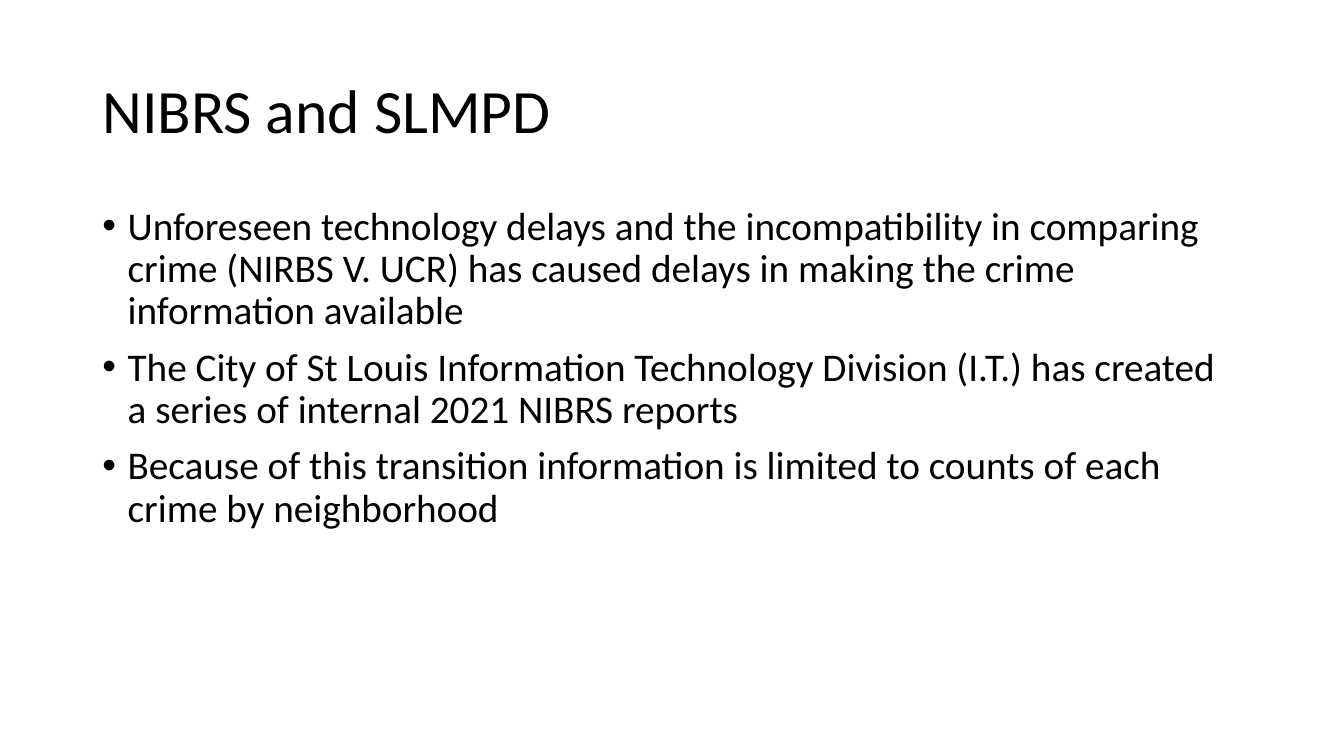
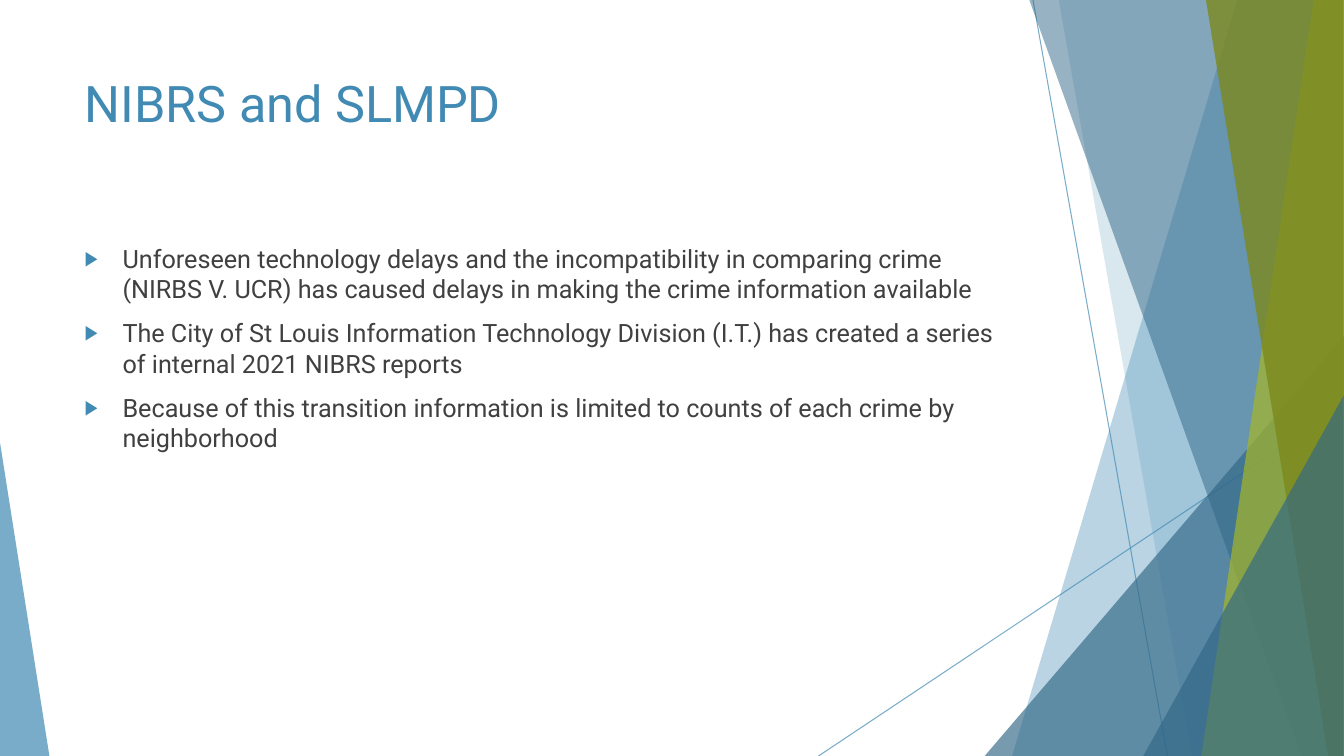
Before and after one commit to wumcrc/monthly-crime-reports, a slide deck: slide 4 of NIBRS/results/test.pptx. Drawn at 1344x756 pixels with LibreOffice and Linux fonts; fonts in the diff are those of the drawing. Boxes give left, top, right and bottom in pixels: in the first picture for what was removed or moved away, otherwise in the second. Text is boxed around its words. In the diff, an @@ line names an element or a change of style, - is before the commit and + after.

Commit message:
Update pptx theme/adjust flextable position

```diff
--- a/NIBRS/results/test.pptx
+++ b/NIBRS/results/test.pptx
@@ title "NIBRS and SLMPD": place and size @@
-title "NIBRS and SLMPD" at (102, 90, 550, 134)
+title "NIBRS and SLMPD" at (85, 84, 501, 123)
@@ title "NIBRS and SLMPD" at (85, 84, 501, 123): size 44 to 36 pt, font Calibri to Roboto, text colour #000000 to #418AB3; line spacing 0.9 to 1; vertical alignment middle to top @@
@@ text "Unforeseen technology delays and the ...": place and size @@
-text "Unforeseen technology delays and the ..." at (128, 212, 1214, 529)
+text "Unforeseen technology delays and the ..." at (123, 249, 993, 453)
@@ text "Unforeseen technology delays and the ..." at (123, 249, 993, 453): size 28 to 18 pt, font Calibri to Roboto, text colour #000000 to #404040; bullet • to ▶; line spacing 0.9 to 1 @@
@@ group added at (0, 0, 1344, 756): 5 freeform shapes, 3 triangles, 2 lines @@
```
Also in this commit, not shown: 30 other slides changed, 2 other files.
